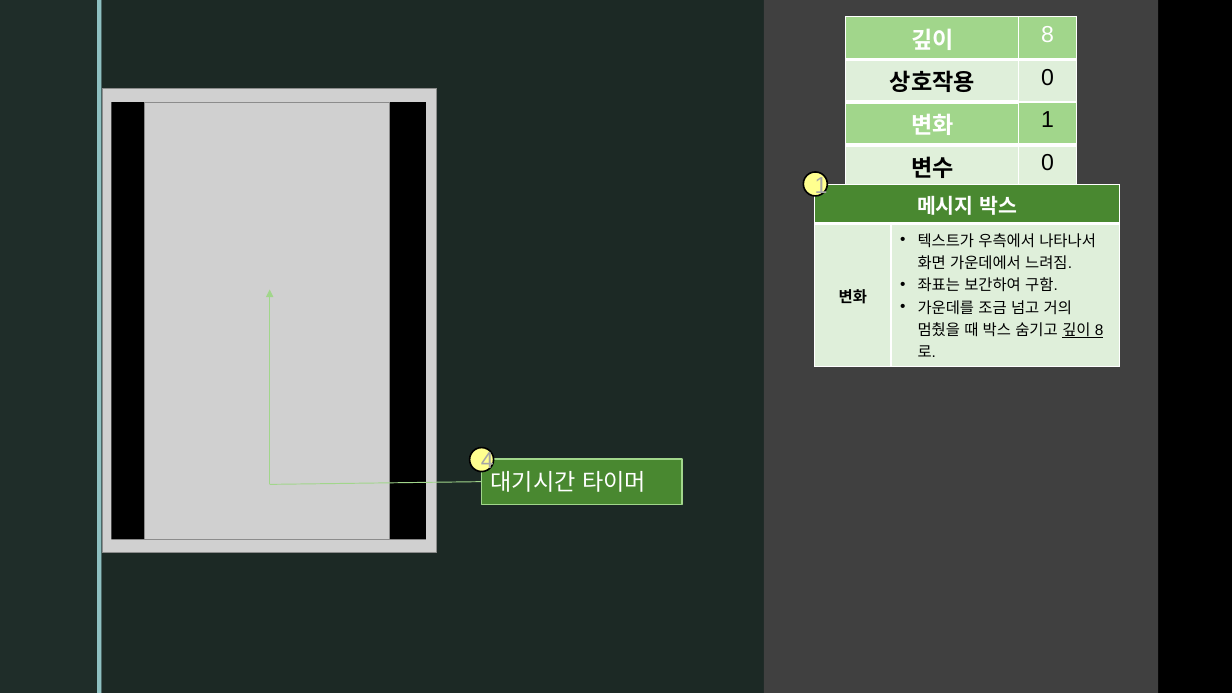
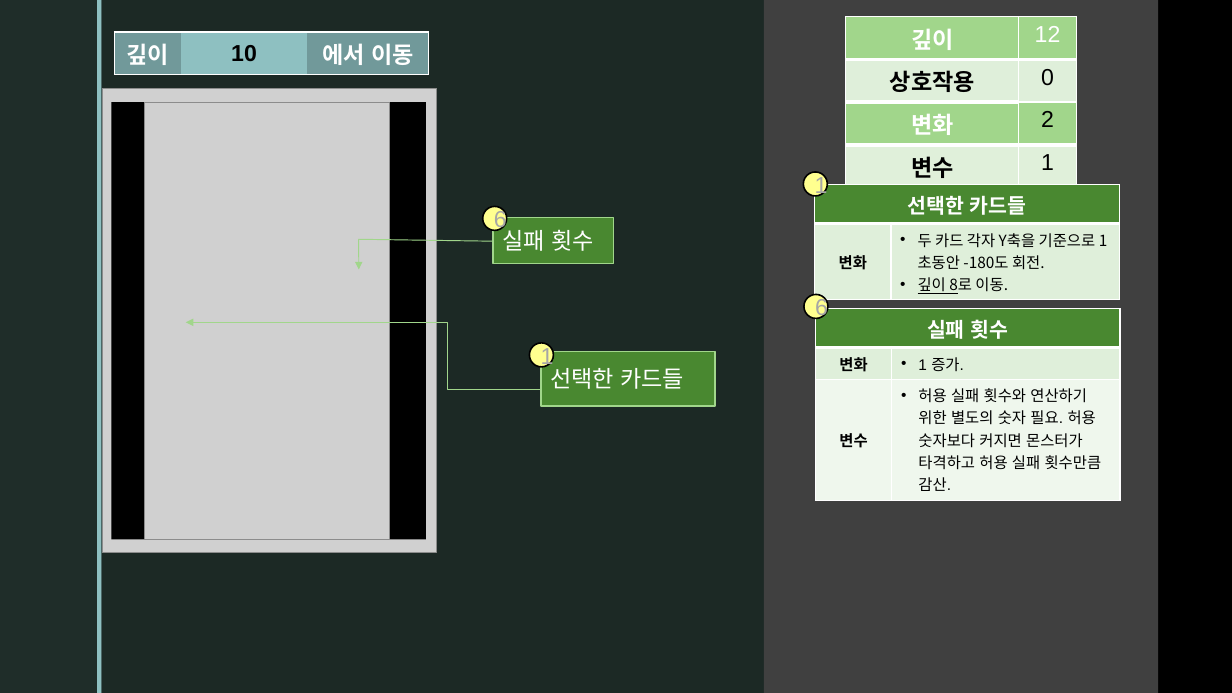
Before and after one commit to SanghunKwan/NinjaNMaching, a slide deck: slide 25 of NinjaNMatching UI.pptx (slide 18 before the commit). Drawn at 1232x693 pixels with LibreOffice and Linux fonts; fonts in the diff are those of the drawing; grey boxes stand for pictures; background and template pictures are left out. Boxes give left, top, right and bottom in pixels: in the first picture for what was removed or moved away, otherwise in the second. Text is boxed around its words. In the diff, an @@ line names an element or a change of style, - is before the commit and + after.

```diff
--- a/NinjaNMatching UI.pptx
+++ b/NinjaNMatching UI.pptx
@@ table at bbox=[846, 17, 1076, 182] @@
-row 1, column 2: 8
+row 1, column 2: 12
-row 3, column 2: 1
+row 3, column 2: 2
-row 4, column 2: 0
+row 4, column 2: 1
@@ table added at bbox=[115, 31, 428, 69], 1 rows, 3 columns @@
+깊이 | 10 | 에서 이동
@@ ellipse added at bbox=[482, 206, 506, 230], fill #FFFF8F, outline #000000 1.25 pt, 18 pt, text #A6A6A6 @@
+6
@@ table removed at bbox=[815, 185, 1119, 361], 2 rows, 2 columns @@
-메시지 박스 | 
-변화 | 텍스트가 우측에서 나타나서 화면 가운데에서 느려짐. / 좌표는 보간하여 구함. / 가운데를 조금 넘고 거의 멈췄을 때 박스 숨기고 깊이 8로.
@@ table added at bbox=[815, 185, 1119, 298], 2 rows, 2 columns @@
+선택한 카드들 | 
+변화 | 두 카드 각자 Y축을 기준으로 1초동안 -180도 회전. / 깊이 8로 이동.
@@ arrow added from (359, 239) to (359, 270), #A1D68B 0.75 pt @@
@@ line added from (359, 239) to (493, 241), #A1D68B 0.75 pt @@
@@ rectangle added at bbox=[493, 218, 613, 264], fill #498830, outline #A1D68B 1.25 pt, 18 pt, text #FFFFFF @@
+실패 횟수
@@ arrow removed from (270, 484) to (270, 289) @@
@@ ellipse added at bbox=[804, 295, 828, 319], fill #FFFF8F, outline #000000 1.25 pt, 18 pt, text #A6A6A6 @@
+6
@@ elbow arrow added from (541, 389) to (186, 323), #A1D68B 0.75 pt @@
@@ table added at bbox=[815, 309, 1120, 495], 3 rows, 2 columns @@
+실패 횟수 | 
+변화 | 1 증가.
+변수 | 허용 실패 횟수와 연산하기 위한 별도의 숫자 필요. 허용 숫자보다 커지면 몬스터가 타격하고 허용 실패 횟수만큼 감산.
@@ ellipse added at bbox=[530, 343, 554, 367], fill #FFFF8F, outline #000000 1.25 pt, 18 pt, text #A6A6A6 @@
+1
@@ rectangle added at bbox=[541, 351, 715, 406], fill #498830, outline #A1D68B 1.25 pt, 18 pt, text #FFFFFF @@
+선택한 카드들
@@ ellipse removed at bbox=[470, 447, 494, 471] @@
-4
@@ rectangle removed at bbox=[482, 459, 682, 506] @@
-대기시간 타이머
@@ line removed from (482, 482) to (270, 484) @@
```
Also in this commit, not shown: 11 other slides changed, 14 slides added.
